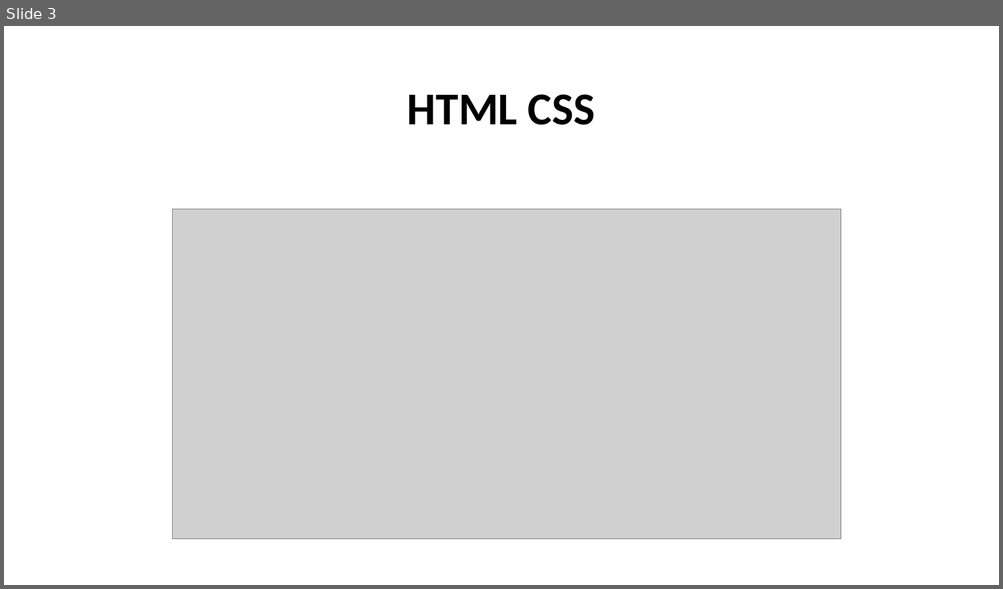
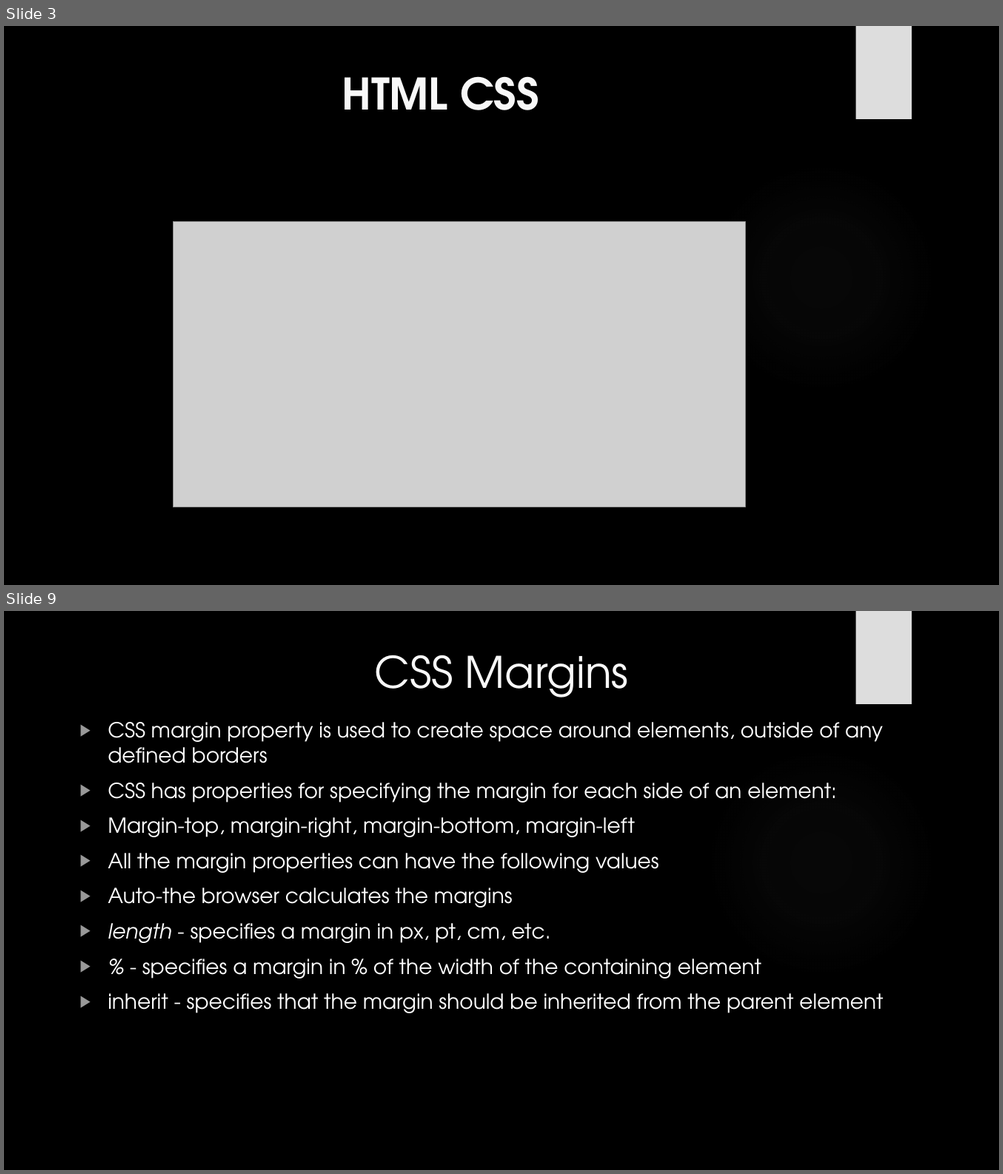
Before and after one commit to lytes20/Andela-LevelUp, a slide deck: CSS LevelUp.pptx. Shown one above the other, each under a label of ours: slide 3 before the commit, slides 3 and 9 after it; the slides between them are not shown. The pictures are 1003x589 and 1003x1174 pixels, drawn with LibreOffice and Linux fonts; fonts in the diff are those of the drawing; grey boxes stand for pictures; background and template pictures are left out. Boxes give left, top, right and bottom in pixels: in the first picture for what was removed or moved away, otherwise in the second. Text is boxed around its words. In the diff, an @@ line names an element or a change of style, - is before the commit and + after.

```diff
--- a/CSS LevelUp.pptx
+++ b/CSS LevelUp.pptx
@@ slide 9 added at [4, 611, 999, 1170], background picture (left out); not listed: 2 template elements that a slide beside it also shows @@
@@ title added at [374, 655, 629, 698], 42 pt, text #F8F8F8 @@
+CSS Margins
@@ text added at [108, 722, 882, 1014], 20 pt, text #FFFFFF @@
+▶ CSS margin property is used to create space around elements, outside of any defined borders
+▶ CSS has properties for specifying the margin for each side of an element:
+▶ Margin-top, margin-right, margin-bottom, margin-left
+▶ All the margin properties can have the following values
+▶ Auto-the browser calculates the margins
+▶ length - specifies a margin in px, pt, cm, etc.
+▶ % - specifies a margin in % of the width of the containing element
+▶ inherit - specifies that the margin should be inherited from the parent element
@@ slide 3 changed as well @@
@@ background #FFFFFF to picture (left out) @@
@@ rectangle added at [855, 26, 911, 119], fill #DDDDDD @@
@@ title "HTML CSS": place and size @@
-title "HTML CSS" at [407, 94, 595, 125]
+title "HTML CSS" at [341, 76, 539, 110]
@@ title "HTML CSS" at [341, 76, 539, 110]: size 44 to 42 pt, font Calibri to TeX Gyre Adventor, text colour #000000 to #F8F8F8; line spacing 0.9 to 1; vertical alignment middle to top @@
@@ ellipse added at [706, 163, 936, 392], fill gradient #666666 @@
@@ picture: place and size @@
-picture at [173, 210, 841, 540]
+picture at [173, 221, 745, 507]
```
Also in this commit, not shown: 2 other slides changed, 11 other slides added, 6 other files.
